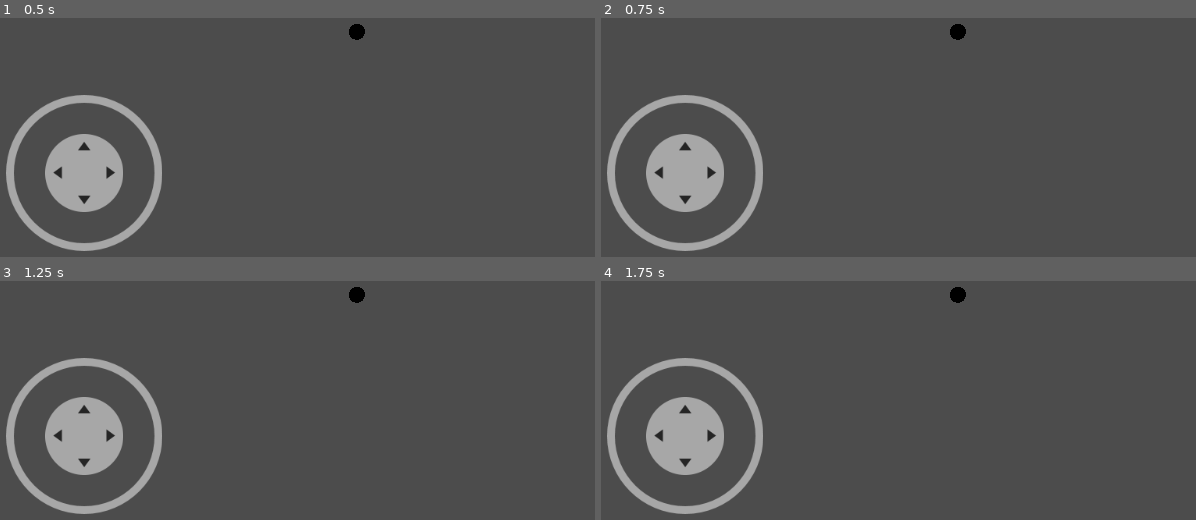
Above: before the commit, frames 1-4 (two rows, left to right).
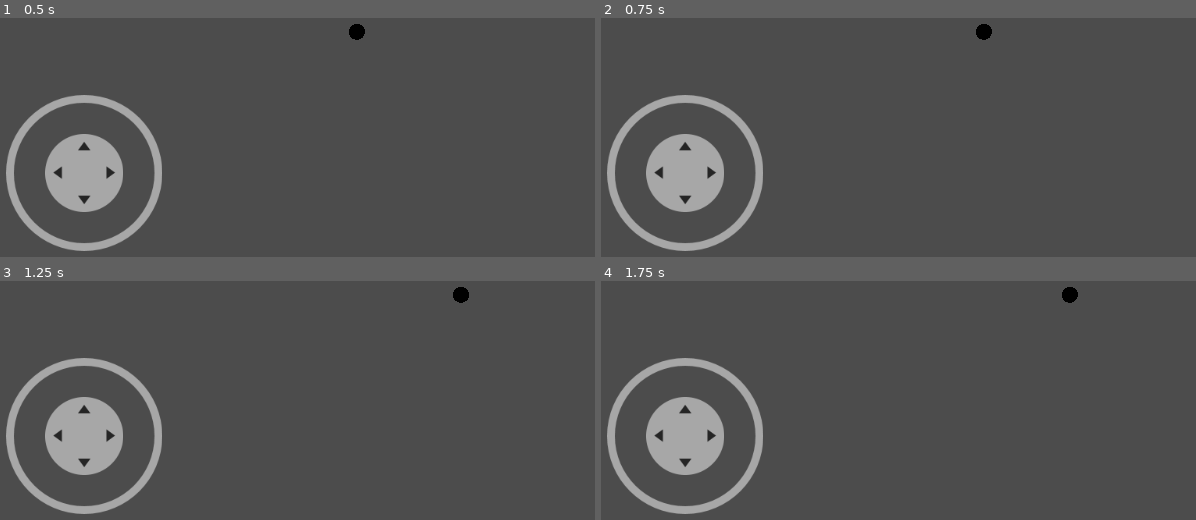
Above: after the commit, the same moments.

Repository: zDonik1/ProjectD
Game: Godot game, scene res://scenes/game.tscn
The game is run twice, just before and just after one commit, with the same random seed, the same clock (stepped at 60 frames per second) and the same inputs. This scene is started directly instead of the project's main scene.
Inputs (mouse positions are in pixels of both pictures, inside the frame that each line leads up to):
- Up to frame 1 (0.5 s): no input
- Up to frame 2 (0.75 s): tap Enter at 0.5 s; move the mouse to (1142, 32) at 0.52 s; hold Right (ui_right) from 0.53 s (still down); hold Shift from 0.53 s (still down); click (1142, 32) at 0.67 s
- Up to frame 3 (1.25 s): keep holding Right (ui_right); keep holding Shift
- Up to frame 4 (1.75 s): release Right (ui_right) at 1.25 s; release Shift at 1.25 s; drag from (809, 343) to (928, 412) at 1.27 s

Frame 1 is identical in both runs. In frame 2, 0.3% of the frame differs, in the area x 58-66%, y 2-10%; in frame 3, 0.3%, in the area x 58-79%, y 2-10%; in frame 4, 0.3%.
Error before the commit: Attempt to call function 'set_move_input' in base 'null instance' on a null instance. (res://scripts/PlayerController.gd:9)

Commit message:
fix: renamed player files and fixed starting game
Refs: PROJD-7

Diff:
--- a/scenes/game.tscn
+++ b/scenes/game.tscn
@@ -1,10 +1,12 @@
-[gd_scene load_steps=4 format=2]
+[gd_scene load_steps=5 format=2]
 
-[ext_resource path="res://scenes/Player.tscn" type="PackedScene" id=1]
+[ext_resource path="res://scenes/player.tscn" type="PackedScene" id=1]
 [ext_resource path="res://3rd/joystick/virtual_joystick.tscn" type="PackedScene" id=2]
 [ext_resource path="res://scenes/player_controller.tscn" type="PackedScene" id=3]
+[ext_resource path="res://scripts/game.gd" type="Script" id=4]
 
 [node name="Game" type="Node"]
+script = ExtResource( 4 )
 
 [node name="PlayerController" parent="." instance=ExtResource( 3 )]
 
--- a/scenes/lobby_ui_server.tscn
+++ b/scenes/lobby_ui_server.tscn
@@ -1,8 +1,10 @@
-[gd_scene load_steps=2 format=2]
+[gd_scene load_steps=3 format=2]
 
 [ext_resource path="res://scenes/lobby_ui.tscn" type="PackedScene" id=1]
+[ext_resource path="res://scripts/lobby_ui_server.gd" type="Script" id=2]
 
 [node name="VBoxContainer" instance=ExtResource( 1 )]
+script = ExtResource( 2 )
 
 [node name="PlayerList" parent="." index="0"]
 margin_bottom = 576.0
--- a/scenes/Player.tscn
+++ b/scenes/player.tscn
@@ -1,7 +1,7 @@
 [gd_scene load_steps=4 format=2]
 
 [ext_resource path="res://assets/circle_placeholder.png" type="Texture" id=1]
-[ext_resource path="res://scripts/Player.gd" type="Script" id=2]
+[ext_resource path="res://scripts/player.gd" type="Script" id=2]
 
 [sub_resource type="CircleShape2D" id=1]
 
--- a/scenes/player_controller.tscn
+++ b/scenes/player_controller.tscn
@@ -1,6 +1,6 @@
 [gd_scene load_steps=2 format=2]
 
-[ext_resource path="res://scripts/PlayerController.gd" type="Script" id=1]
+[ext_resource path="res://scripts/player_controller.gd" type="Script" id=1]
 
 [node name="PlayerController" type="Node"]
 script = ExtResource( 1 )
--- a/scripts/Player.gd
+++ /dev/null
@@ -1,12 +0,0 @@
-extends RigidBody2D
-
-export(int) var max_speed = 200
-
-func _ready():
-    pass
-
-func _process(delta):
-    pass
-
-func set_move_input(move_input):
-    linear_velocity = move_input * max_speed
--- a/scripts/PlayerController.gd
+++ /dev/null
@@ -1,16 +0,0 @@
-extends Node
-
-onready var possessed = get_node("/root/Main/Player")
-
-func _ready():
-	pass
-
-func  _process(delta):
-	possessed.set_move_input(calc_move_input())
-
-func _input(event):
-	pass
-
-func calc_move_input():
-	return Vector2(Input.get_axis("ui_left", "ui_right"),
-				   Input.get_axis("ui_up", "ui_down"))
--- a/scripts/coordinator.gd
+++ b/scripts/coordinator.gd
@@ -6,6 +6,7 @@
 const LobbyUIScene := preload("res://scenes/lobby_ui.tscn")
 const LobbyUIServerScene := preload("res://scenes/lobby_ui_server.tscn")
 const ScreenMessageScene := preload("res://scenes/screen_message.tscn")
+const GameScene := preload("res://scenes/game.tscn")
 
 var _node_being_added: Node
 
@@ -28,7 +29,7 @@
 	_initialize_player_name_in_lobby()
 	_get_lobby().create_server()
 
-	_open_lobby_ui(LobbyUIServerScene)
+	_open_lobby_ui_server()
 
 
 func _on_join_server_pressed():
@@ -40,7 +41,7 @@
 	coro.resume()
 
 	yield(get_tree(), "connected_to_server")
-	_open_lobby_ui()
+	_open_lobby_ui().resume()
 
 
 func _open_lobby_ui(lobby_ui: PackedScene = LobbyUIScene):
@@ -48,7 +49,18 @@
 		lobby_ui, "LobbyUI"
 	)
 	_node_being_added.lobby = _get_lobby()
+	yield()
 	coro.resume()
+
+
+func _open_lobby_ui_server():
+	var coro = _open_lobby_ui(LobbyUIServerScene)
+	var _u := _node_being_added.connect("start_game_pressed", self, "_on_lobby_ui_start_game_pressed")
+	coro.resume()
+
+
+func _on_lobby_ui_start_game_pressed():
+	_add_control_node_to_parent(GameScene, "Game").resume()
 
 
 func _add_control_node_to_parent(scene: PackedScene, name: String):
--- /dev/null
+++ b/scripts/game.gd
@@ -0,0 +1,5 @@
+extends Node
+
+
+func _ready():
+	$PlayerController.player = $Player
--- /dev/null
+++ b/scripts/lobby_ui_server.gd
@@ -0,0 +1,11 @@
+extends "res://scripts/lobby_ui.gd"
+
+signal start_game_pressed
+
+
+func _ready():
+    var _u := $StartGame.connect("pressed", self, "_on_start_game_button_pressed")
+
+
+func _on_start_game_button_pressed():
+    emit_signal("start_game_pressed")
--- /dev/null
+++ b/scripts/player.gd
@@ -0,0 +1,7 @@
+extends RigidBody2D
+
+export(int) var max_speed = 200
+
+
+func set_move_input(move_input):
+	linear_velocity = move_input * max_speed
--- /dev/null
+++ b/scripts/player_controller.gd
@@ -0,0 +1,14 @@
+extends Node
+
+const Player := preload("res://scripts/player.gd")
+
+var player: Player
+
+
+func  _process(_delta):
+	player.set_move_input(calc_move_input())
+
+
+func calc_move_input():
+	return Vector2(Input.get_axis("ui_left", "ui_right"),
+				   Input.get_axis("ui_up", "ui_down"))
